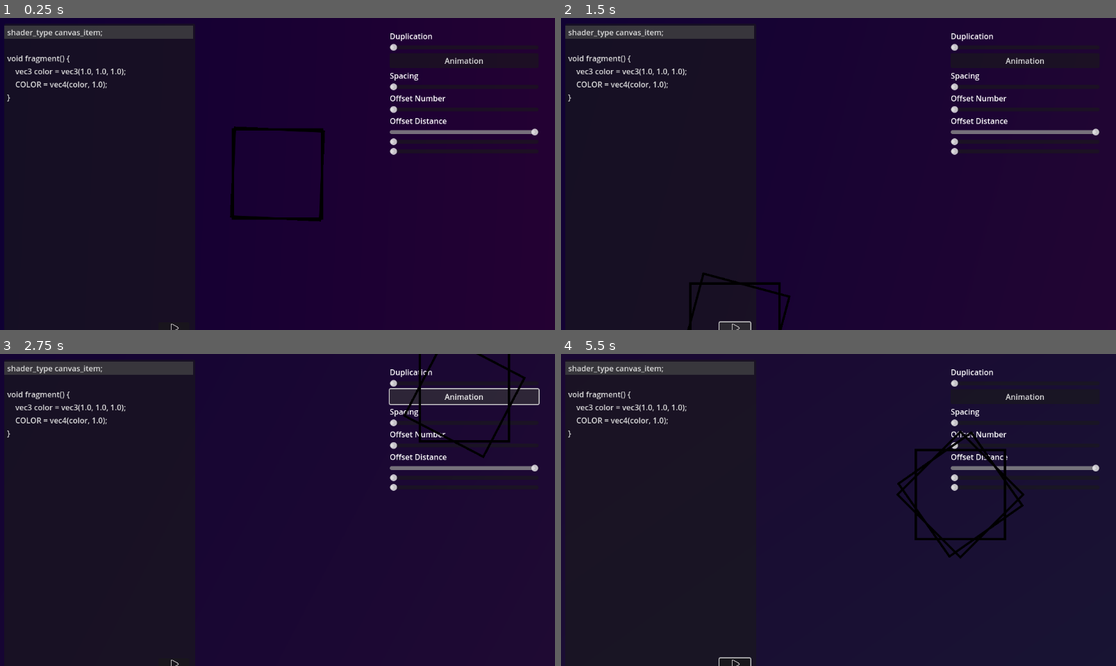
Above: before the commit, frames 1-4 (two rows, left to right).
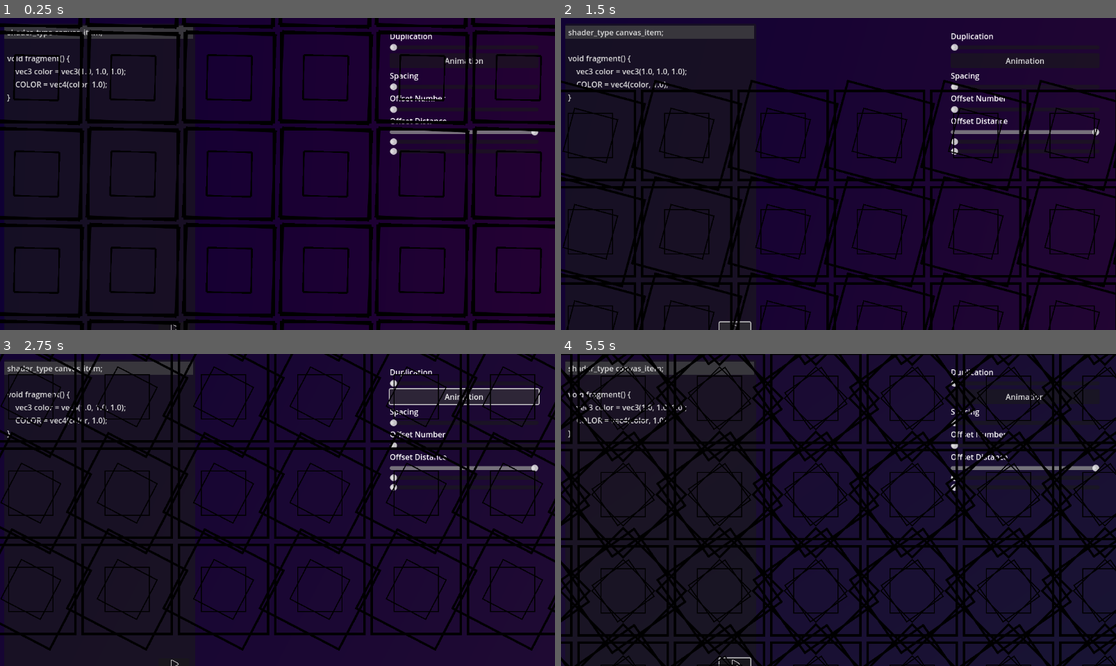
Above: after the commit, the same moments.

Repository: Juju-brz/GDVJ
Game: Godot game, scene res://01_Superpositions_géométriques.tscn
Two runs of this game, one before a commit and one after it. Both use one fixed random seed, a clock stepped at 60 frames per second and the inputs below.
Inputs (mouse positions are in pixels of both pictures, inside the frame that each line leads up to):
- Up to frame 1 (0.25 s): no input
- Up to frame 2 (1.5 s): click "Animation" at 0.5 s; click (733, 326) at 1.25 s
- Up to frame 3 (2.75 s): click "Animation" at 2 s
- Up to frame 4 (5.5 s): click (733, 662) at 2.75 s; click "Animation" at 3.5 s; click (733, 662) at 4.25 s; move the mouse to (960, 494) at 5.02 s

The runs differ from the first frame. In frame 1, 16% of the frame differs, in the area x 0-100%, y 0-100%; in frame 2, 14%; in frame 3, 17%; in frame 4, 27%.

Commit message:
Geometriques

Diff:
--- a/01_Superpositions_Géometriques_MainScript.gd
+++ b/01_Superpositions_Géometriques_MainScript.gd
@@ -1,18 +1,24 @@
 extends Node2D
 
 #### VARIABLES ####
-# Rotation variables
+
+# --- GRID VARIABLES ---
+@export var GRID_COLUMNS: int = 10    # Horizontal count
+@export var GRID_ROWS: int = 5        # Vertical count
+
+# Set this to the exact width of your square texture
+@export var CELL_SIZE: float = 100.0
+
+# --- ROTATION VARIABLES ---
 var overall_rotation: float = 0.0
 @export var ROTATION_SPEED: float = deg_to_rad(10.0)
 
-# Array for the pattern
+# Array for the star pattern angles
 var stamp_angles: Array[float] = []
 
-# Gradient Variables
+# --- GRADIENT VARIABLES ---
 @export var GRADIENT_SPEED: float = 0.1
-@export var GRADIENT_ANGLE_SPEED: float = 10.0 # Increased slightly for visibility
-
-# We use the ColorRect only to know the size of the screen
+@export var GRADIENT_ANGLE_SPEED: float = 10.0
 @onready var backsquare = $ColorRect
 
 var current_color_time: float = 0.0
@@ -31,12 +37,10 @@
 
 func _ready() -> void:
 	$Square.hide()
-
-	# HIDE the ColorRect so it doesn't block our custom drawing
 	if backsquare:
 		backsquare.hide()
 
-	# --- GENERATE PATTERN ---
+	# --- GENERATE PATTERN ANGLES ---
 	var current_angle = 45.0
 	var add_small_step = true
 
@@ -51,7 +55,7 @@
 	draw_board()
 	queue_redraw()
 
-# --- HELPER TO GET COLOR FROM PALETTE ---
+# --- HELPER: GRADIENT COLOR ---
 func get_gradient_color(time_val: float) -> Color:
 	var size = COLOR_PALETTE.size()
 	var idx = int(time_val) % size
@@ -59,38 +63,27 @@
 	var t = time_val - float(int(time_val))
 	return COLOR_PALETTE[idx].lerp(COLOR_PALETTE[next_idx], t)
 
+# --- BACKGROUND DRAWING ---
 func _draw():
-	# 1. Determine Screen Size
 	var viewport_size = Vector2(1000, 1000)
 	if backsquare:
 		viewport_size = backsquare.size
 	var center = viewport_size / 2.0
 
-	# 2. Calculate Gradient Colors
-	# To make a gradient, we need TWO different colors at the same time.
-	# Color A is the current time. Color B is the next color in the sequence (+1).
 	var color_a = get_gradient_color(current_color_time)
-	var color_b = get_gradient_color(current_color_time + 1.0) # Offset by 1 to get the next color
+	var color_b = get_gradient_color(current_color_time + 1.0)
 
-	# 3. Create a Giant Rotated Rectangle (Polygon)
-	# We make it much larger than the screen so edges aren't seen when rotating
 	var radius = viewport_size.length()
 	var angle = deg_to_rad(current_gradient_angle)
 
-	# Calculate 4 corners rotated around the center
-	# Top-Left, Top-Right, Bottom-Right, Bottom-Left
 	var tl = center + Vector2(-radius, -radius).rotated(angle)
 	var tr = center + Vector2(radius, -radius).rotated(angle)
 	var br = center + Vector2(radius, radius).rotated(angle)
 	var bl = center + Vector2(-radius, radius).rotated(angle)
 
 	var points = PackedVector2Array([tl, tr, br, bl])
-
-	# 4. Assign Colors to Vertices
-	# Left side gets Color A, Right side gets Color B. Godot interpolates the middle.
 	var colors = PackedColorArray([color_a, color_b, color_b, color_a])
 
-	# Draw the gradient
 	draw_polygon(points, colors)
 
 func clear_board():
@@ -98,30 +91,67 @@
 		sprite.queue_free()
 	duplicated_spriteslist.clear()
 
+# --- DRAW ONE STAR (Helper) ---
+func draw_star_pattern(location: Vector2):
+	var original_sprite = $Square
+
+	# Define your scales here
+	var main_scale = 0.4
+	var half_scale = 0.2
+
+	# This helper creates a sprite with a specific rotation AND scale
+	var create_sprite = func(rot_angle_rad: float, sprite_scale: float):
+		var s = original_sprite.duplicate()
+		add_child(s)
+		s.position = location
+		s.rotation = rot_angle_rad
+		s.scale = Vector2(sprite_scale, sprite_scale) # Set scale on the duplicate
+		s.show()
+		duplicated_spriteslist.append(s)
+
+	# 1. Base (Static) - Draw BOTH sizes
+	create_sprite.call(0.0, main_scale)
+	create_sprite.call(0.0, half_scale)
+
+	# 2. Stamps - Draw BOTH sizes
+	for target_angle in stamp_angles:
+		if overall_rotation >= target_angle:
+			create_sprite.call(target_angle, main_scale)
+			create_sprite.call(target_angle, half_scale)
+		else:
+			break
+
+	# 3. Active Rotator - Draw BOTH sizes
+	create_sprite.call(overall_rotation, main_scale)
+	create_sprite.call(overall_rotation, half_scale)
+
+# --- MAIN DRAW FUNCTION ---
 func draw_board():
-	var center = get_local_mouse_position()
+	var mouse_pos = get_local_mouse_position()
 	var original_sprite = $Square
 
 	if not original_sprite:
 		return
 
-	var create_sprite = func(rot_angle_rad: float):
-		var s = original_sprite.duplicate()
-		add_child(s)
-		s.position = center
-		s.rotation = rot_angle_rad
-		s.show()
-		duplicated_spriteslist.append(s)
+	# --- CALCULATE GRID OFFSET TO CENTER ON MOUSE ---
+	# Note: using CELL_SIZE * 2 as requested in your code for wider spacing
+	var step = CELL_SIZE * 2.0
+	var total_width = GRID_COLUMNS * step
+	var total_height = GRID_ROWS * step
 
-	create_sprite.call(0.0)
+	var start_x = -(total_width / 2.0) + (step / 2.0)
+	var start_y = -(total_height / 2.0) + (step / 2.0)
 
-	for target_angle in stamp_angles:
-		if overall_rotation >= target_angle:
-			create_sprite.call(target_angle)
-		else:
-			break
+	# --- GRID LOOP ---
+	for col in range(GRID_COLUMNS):
+		for row in range(GRID_ROWS):
 
-	create_sprite.call(overall_rotation)
+			var x_pos = start_x + (col * step)
+			var y_pos = start_y + (row * step)
+
+			var star_pos = mouse_pos + Vector2(x_pos, y_pos)
+
+			draw_star_pattern(star_pos)
 
 func _process(delta: float) -> void:
 	overall_rotation += ROTATION_SPEED * delta
